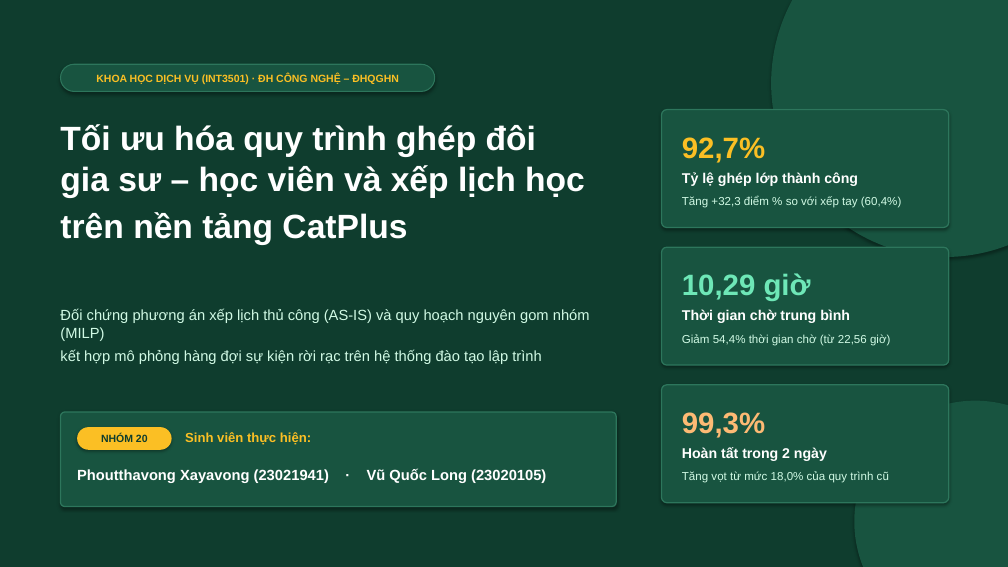
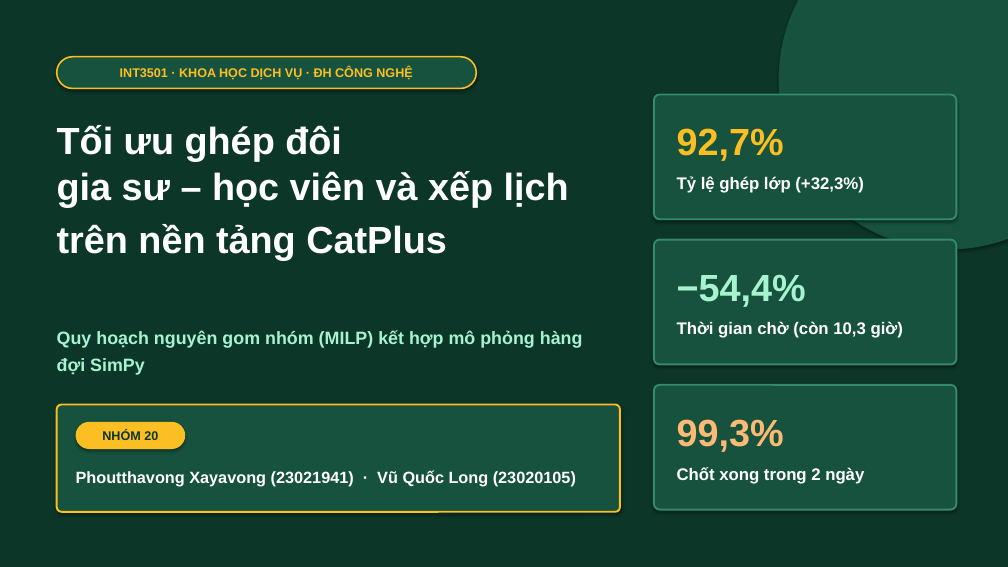
Before and after one commit to longvq1305/khdv-catplus, a slide deck: slide 1 of du_an_nhom20/Slide_Thuyet_Trinh_Nhom20_CatPlus.pptx. Drawn at 1008x567 pixels with LibreOffice and Linux fonts; fonts in the diff are those of the drawing. Boxes give left, top, right and bottom in pixels: in the first picture for what was removed or moved away, otherwise in the second. Text is boxed around its words. In the diff, an @@ line names an element or a change of style, - is before the commit and + after.

```diff
--- a/du_an_nhom20/Slide_Thuyet_Trinh_Nhom20_CatPlus.pptx
+++ b/du_an_nhom20/Slide_Thuyet_Trinh_Nhom20_CatPlus.pptx
@@ rectangle at (x1=0, y1=0, x2=1008, y2=567): fill #0F3D2E to #0C3628 @@
@@ ellipse resized from (x1=771, y1=0, x2=1008, y2=257) to (x1=779, y1=0, x2=1008, y2=250) @@
@@ ellipse at (x1=779, y1=0, x2=1008, y2=250): fill #185440 to #16523E @@
@@ rounded rectangle "INT3501 · KHOA HỌC DỊCH ..." resized from (x1=60, y1=64, x2=435, y2=91) to (x1=57, y1=57, x2=476, y2=88) @@
@@ rounded rectangle "INT3501 · KHOA HỌC DỊCH ..." at (x1=57, y1=57, x2=476, y2=88): fill #185440 to #16523E; outline #2D765C 1 pt to #FBBF24 1.5 pt @@
@@ text in rounded rectangle at (x1=120, y1=67, x2=412, y2=80): text changed; size 10 to 12 pt @@
-KHOA HỌC DỊCH VỤ (INT3501) · ĐH CÔNG NGHỆ – ĐHQGHN
+INT3501 · KHOA HỌC DỊCH VỤ · ĐH CÔNG NGHỆ
@@ rounded rectangle at (x1=654, y1=95, x2=957, y2=219): fill #185440 to #16523E; outline #2D765C 1.2 pt to #348A6A 1.8 pt @@
@@ rounded rectangle resized from (x1=662, y1=110, x2=949, y2=228) to (x1=654, y1=95, x2=957, y2=219) @@
@@ text "92,7%" moved from (x1=682, y1=137, x2=765, y2=163) to (x1=677, y1=128, x2=784, y2=161) @@
@@ text "92,7%" at (x1=677, y1=128, x2=784, y2=161): size 28 to 36 pt; line spacing 1.2 to 1.22 @@
@@ text at (x1=57, y1=125, x2=569, y2=261): text changed; size 32 to 36 pt @@
-Tối ưu hóa quy trình ghép đôi
-gia sư – học viên và xếp lịch học
-trên nền tảng CatPlus
+Tối ưu ghép đôi
+gia sư – học viên và xếp lịch
+trên nền tảng CatPlus
@@ text at (x1=677, y1=176, x2=863, y2=193): text changed; size 13.5 to 16 pt @@
-Tỷ lệ ghép lớp thành công
+Tỷ lệ ghép lớp (+32,3%)
@@ text removed at (x1=682, y1=196, x2=901, y2=208) @@
-Tăng +32,3 điểm % so với xếp tay (60,4%)
@@ rounded rectangle added at (x1=654, y1=240, x2=957, y2=364), fill #16523E, outline #348A6A 1.8 pt @@
@@ text added at (x1=677, y1=274, x2=806, y2=307), 36 pt, text #A7F3D0, bold @@
+−54,4%
@@ text removed at (x1=682, y1=273, x2=811, y2=301) @@
-10,29 giờ
@@ text at (x1=677, y1=321, x2=903, y2=338): text changed; size 13.5 to 16 pt @@
-Thời gian chờ trung bình
+Thời gian chờ (còn 10,3 giờ)
@@ text at (x1=57, y1=330, x2=583, y2=375): text changed; size 14 to 17 pt; text colour #D1FAE5 to #A7F3D0; bold on @@
-Đối chứng phương án xếp lịch thủ công (AS-IS) và quy hoạch nguyên gom nhóm (MILP)
-kết hợp mô phỏng hàng đợi sự kiện rời rạc trên hệ thống đào tạo lập trình
+Quy hoạch nguyên gom nhóm (MILP) kết hợp mô phỏng hàng đợi SimPy
@@ text removed at (x1=682, y1=334, x2=890, y2=346) @@
-Giảm 54,4% thời gian chờ (từ 22,56 giờ)
@@ rounded rectangle resized from (x1=662, y1=247, x2=949, y2=365) to (x1=654, y1=385, x2=957, y2=510) @@
@@ rounded rectangle at (x1=654, y1=385, x2=957, y2=510): fill #185440 to #16523E; outline #2D765C 1.2 pt to #348A6A 1.8 pt @@
@@ rounded rectangle removed at (x1=662, y1=385, x2=949, y2=503) @@
@@ rounded rectangle resized from (x1=60, y1=412, x2=616, y2=507) to (x1=57, y1=405, x2=620, y2=512) @@
@@ rounded rectangle at (x1=57, y1=405, x2=620, y2=512): fill #185440 to #16523E; outline #2D765C 1.2 pt to #FBBF24 1.8 pt @@
@@ text "99,3%" at (x1=677, y1=419, x2=784, y2=452): size 28 to 36 pt; line spacing 1.2 to 1.22 @@
@@ ellipse removed at (x1=854, y1=401, x2=1008, y2=567) @@
@@ rounded rectangle "NHÓM 20" resized from (x1=77, y1=427, x2=172, y2=450) to (x1=76, y1=422, x2=185, y2=449) @@
@@ rounded rectangle "NHÓM 20" at (x1=76, y1=422, x2=185, y2=449): size 10 to 12 pt, text colour #0F3D2E to #0C3628 @@
@@ text removed at (x1=185, y1=432, x2=311, y2=445) @@
-Sinh viên thực hiện:
@@ text "Phoutthavong Xayavong (23021941) · Vũ ..." at (x1=76, y1=470, x2=576, y2=486): size 14 to 15.5 pt; line spacing 1.2 to 1.22 @@
@@ text at (x1=677, y1=467, x2=864, y2=484): text changed; size 13.5 to 16 pt @@
-Hoàn tất trong 2 ngày
+Chốt xong trong 2 ngày
@@ text removed at (x1=682, y1=471, x2=889, y2=483) @@
-Tăng vọt từ mức 18,0% của quy trình cũ
```
Also in this commit, not shown: 11 other slides changed, 10 other files.
